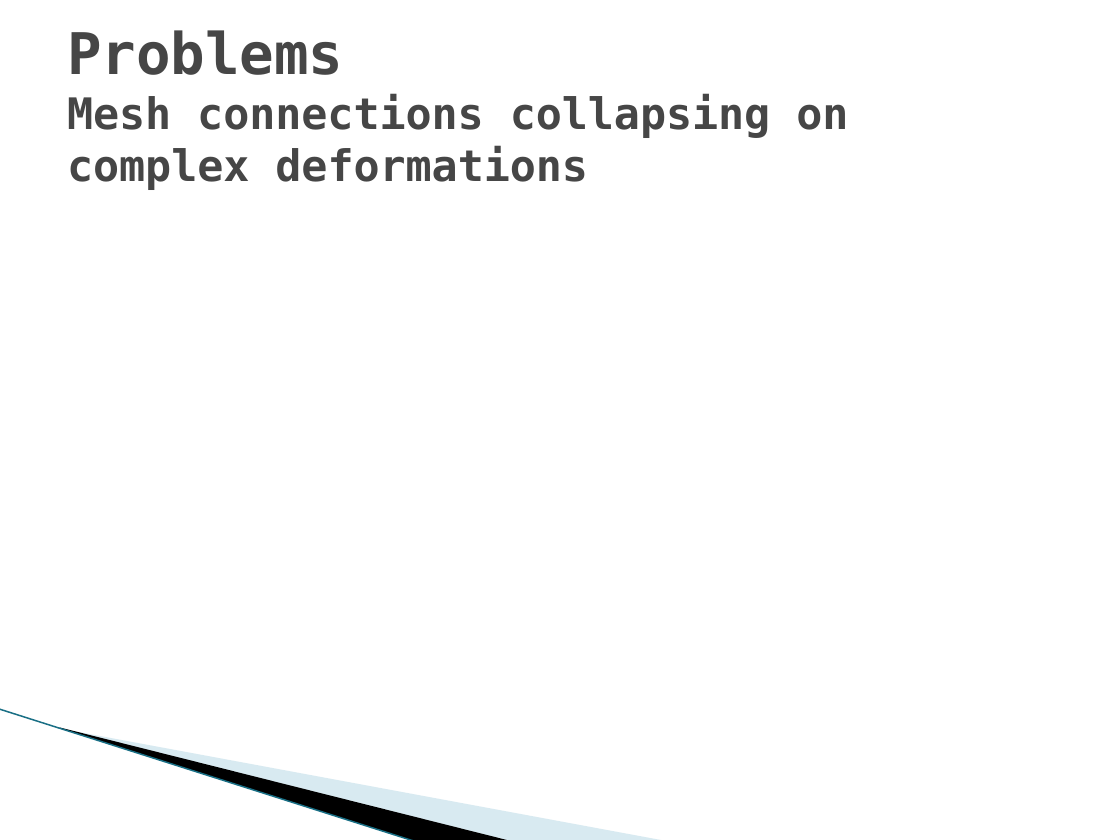
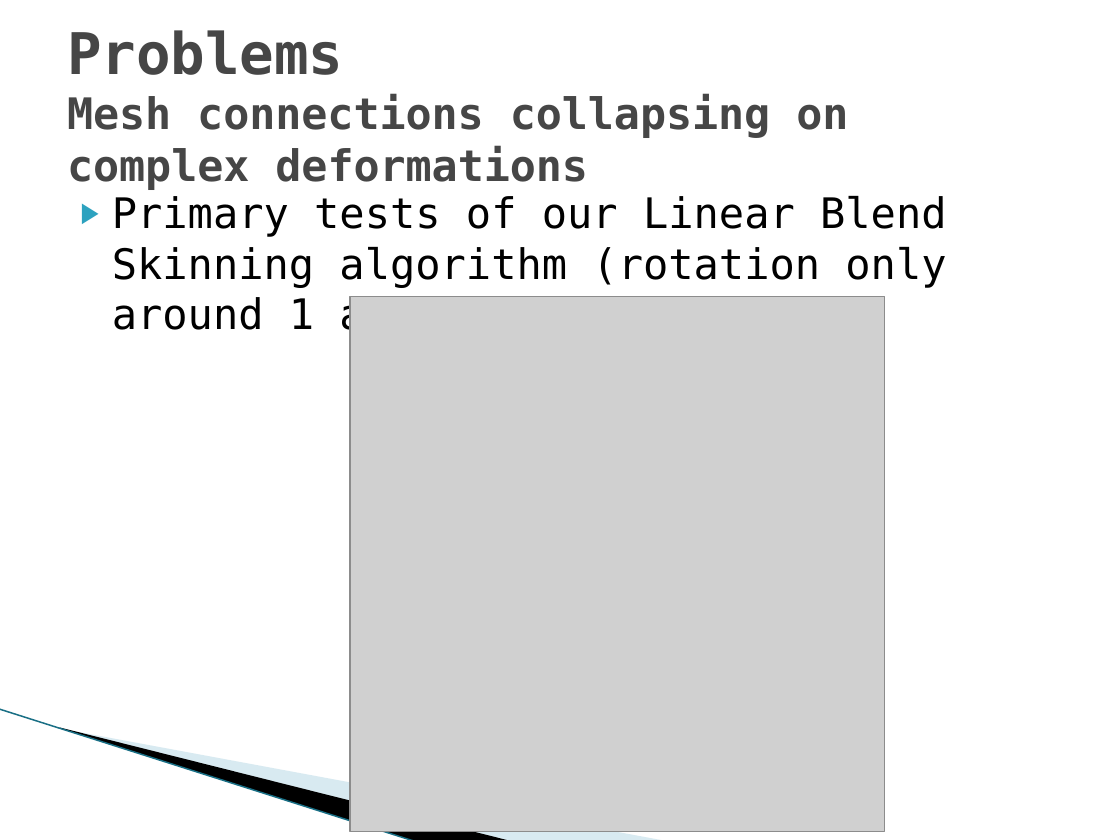
Before and after one commit to hobama/cvg01, a slide deck: slide 33 of docs/Presentation/Presentation.pptx (slide 31 before the commit). Drawn at 1120x840 pixels with LibreOffice and Linux fonts; fonts in the diff are those of the drawing; grey boxes stand for pictures; background and template pictures are left out. Boxes give left, top, right and bottom in pixels: in the first picture for what was removed or moved away, otherwise in the second. Text is boxed around its words. In the diff, an @@ line names an element or a change of style, - is before the commit and + after.

```diff
--- a/docs/Presentation/Presentation.pptx
+++ b/docs/Presentation/Presentation.pptx
@@ text added at <box>112,196,946,339</box>, 27 pt, text #000000 @@
+▶ Primary tests of our Linear Blend Skinning algorithm (rotation only around 1 axis)
@@ picture added at <box>349,297,885,832</box> @@
```
Also in this commit, not shown: 6 other slides changed, 4 slides added.
